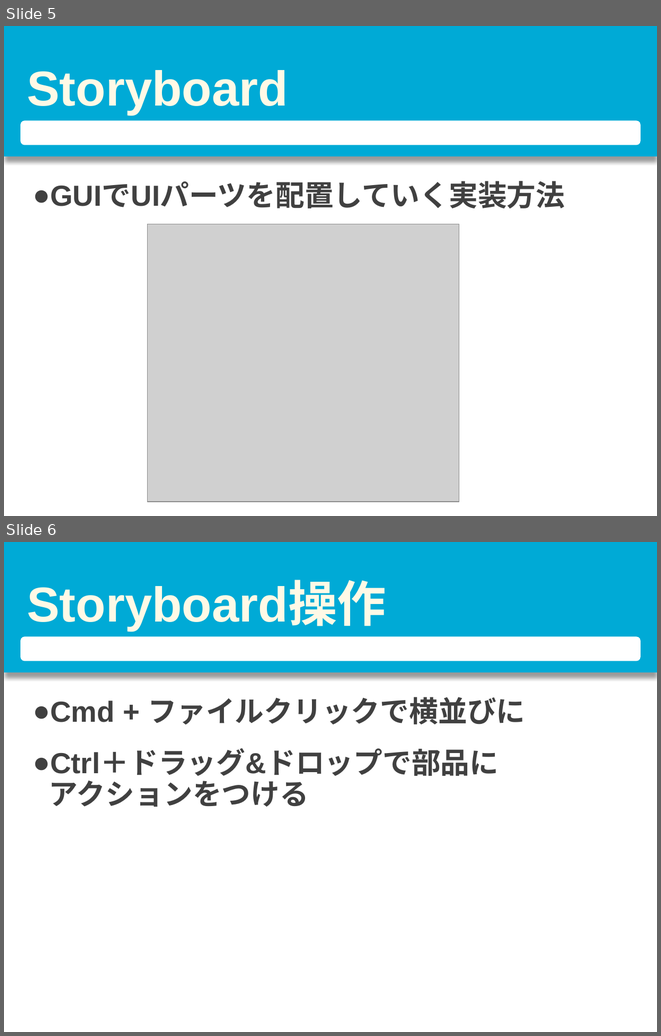
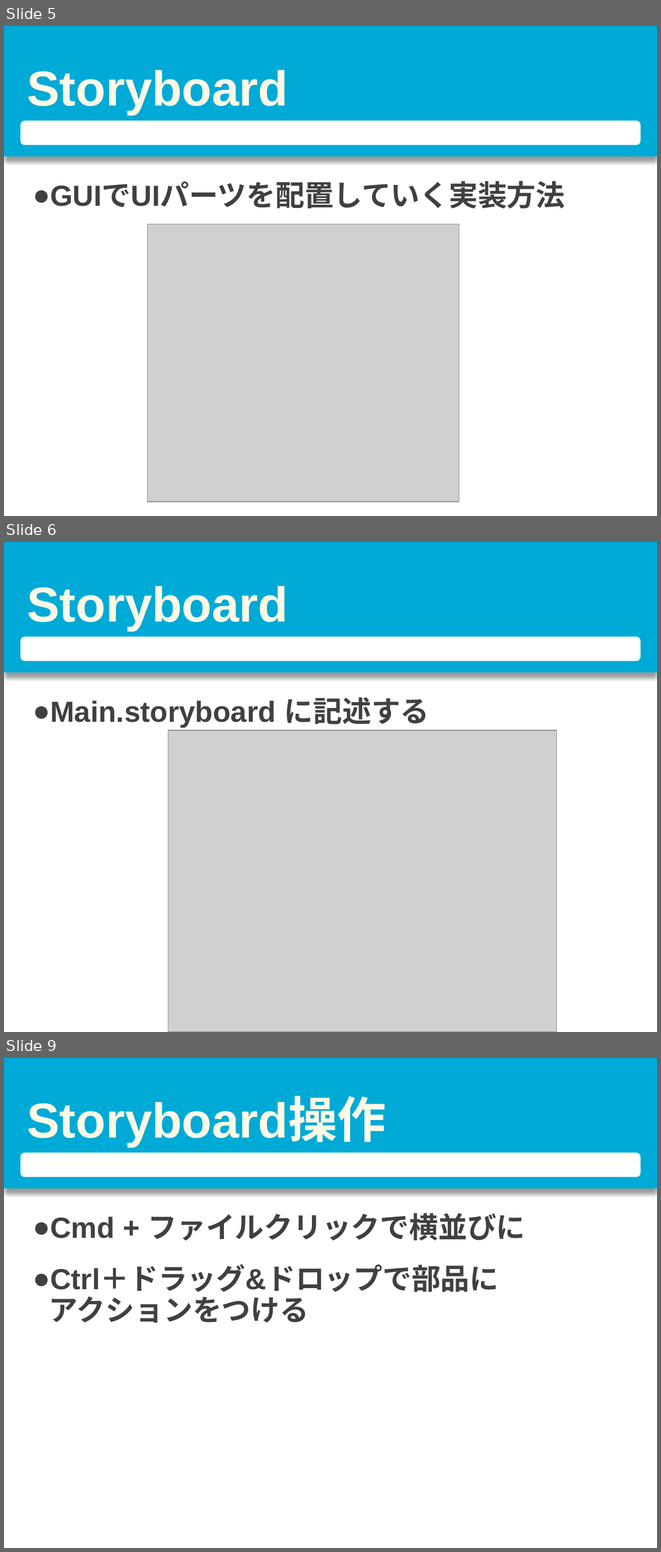
Before and after one commit to nshhhin/Swift-, a slide deck: 第二回/第二回資料.pptx. Shown one above the other, each under a label of ours: slides 5 and 6 before the commit, slides 5, 6 and 9 after it; the slides between them are not shown. The pictures are 661x1036 and 661x1552 pixels, drawn with LibreOffice and Linux fonts; fonts in the diff are those of the drawing; grey boxes stand for pictures. Boxes give left, top, right and bottom in pixels: in the first picture for what was removed or moved away, otherwise in the second. Text is boxed around its words. In the diff, an @@ line names an element or a change of style, - is before the commit and + after.

```diff
--- a/第二回/第二回資料.pptx
+++ b/第二回/第二回資料.pptx
@@ slide 6 added at [4,542,657,1032], background #FFFFFF; not listed: 2 template elements that a slide beside it also shows @@
@@ title added at [27,586,288,630], 54 pt, text #FFF9E6, bold @@
+Storyboard
@@ text added at [50,697,430,727], 32 pt, text #404040, bold @@
+● Main.storyboard に記述する
@@ picture added at [168,730,556,1032] @@
@@ what was slide 6 is now slide 9 @@
```
Also in this commit, not shown: 4 slides changed, 2 other slides added, 35 other files.
